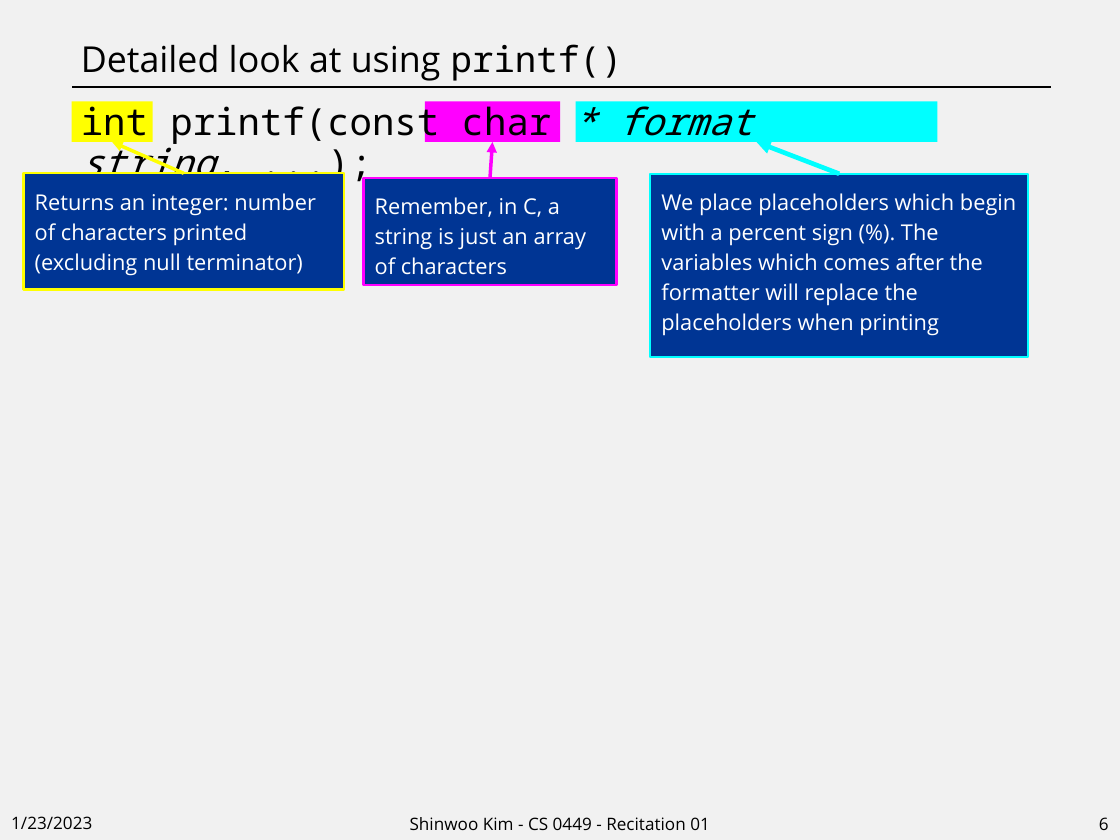
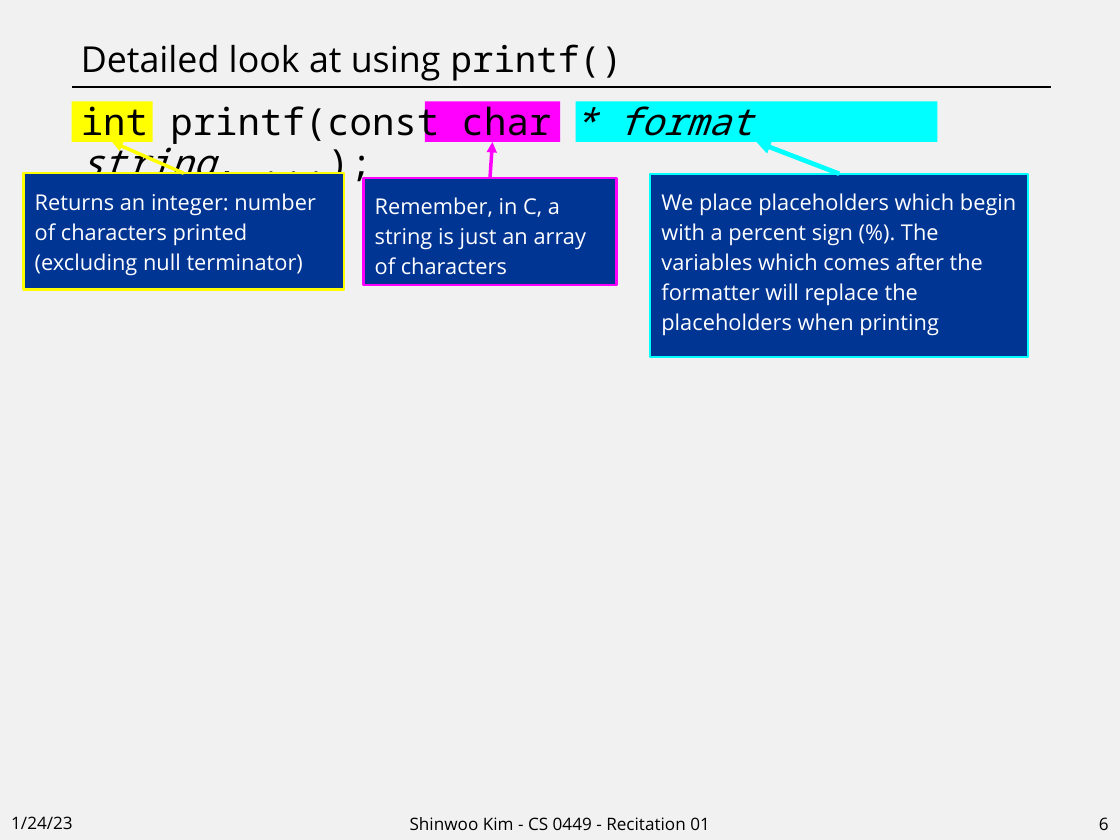
Before and after one commit to shinwookim/website-archive, a slide deck: slide 6 of teaching/CS0449-2234/rec01.pptx. Drawn at 1120x840 pixels with LibreOffice and Linux fonts; fonts in the diff are those of the drawing. Boxes give left, top, right and bottom in pixels: in the first picture for what was removed or moved away, otherwise in the second. Text is boxed around its words. In the diff, an @@ line names an element or a change of style, - is before the commit and + after.

```diff
--- a/teaching/CS0449-2234/rec01.pptx
+++ b/teaching/CS0449-2234/rec01.pptx
@@ text at <box>11,816,73,829</box>: text changed @@
-1/23/2023
+1/24/23
```
Also in this commit, not shown: 7 other slides changed, 4 other files.
